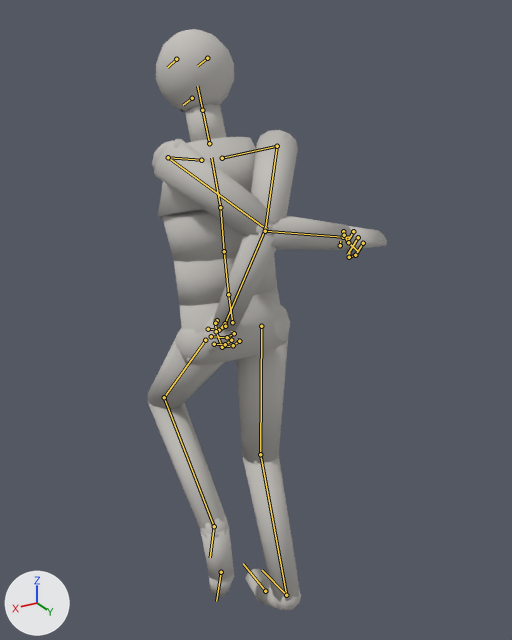
Before and after pictures for a commit that changed the glTF model godot/assets/characters/clips_more.glb.
The view is the same before and after, from a camera (50 mm lens) standing at (0.852, 1.592, 1.741) and looking at (-0.132, -0.048, 0.921). The axes (+X, +Y, +Z) are drawn at lower left. The lights are the same throughout. The picture after the commit comes second. Both versions are drawn at frame 25 of the action 'walk_brisk'; the numbers are the values there. The bones that change, and the others that lie on the model, are drawn over the model as lines.

The first picture shows 'body'.
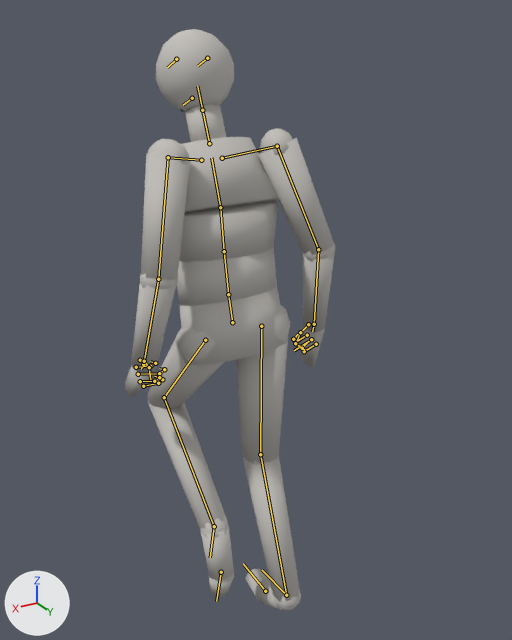
Changed parts and their boxes [x1, y1, x2, y2] in the pictures (512 x 640 px):
'body', posed (12% narrower)
    before: [148, 29, 387, 611]
    after: [125, 29, 335, 611]
bone 'LeftUpperArm', root to tip
    before: (168, 157) to (265, 228)
    after: (168, 157) to (158, 279)
bone 'LeftLowerArm', root to tip
    before: (265, 228) to (225, 323)
    after: (158, 279) to (143, 364)
bone 'RightUpperArm', root to tip
    before: (277, 146) to (265, 231)
    after: (277, 146) to (318, 249)
bone 'RightLowerArm', root to tip
    before: (265, 231) to (343, 237)
    after: (318, 249) to (314, 324)

What the commit changed:
Bone 'LeftUpperArm' (bone_leftupperarm) turns from (112, 38, 15) to (74, -3, 33) degrees about its own x, y and z.
Bone 'LeftLowerArm' (bone_leftlowerarm) turns from (78, -4, 28) to (37, -1, -10) degrees about its own x, y and z.
Bone 'RightUpperArm' (bone_rightupperarm) turns from (113, -36, -21) to (74, 4, -35) degrees about its own x, y and z.
Bone 'RightLowerArm' (bone_rightlowerarm) turns from (93, 62, -30) to (34, 3, 7) degrees about its own x, y and z.
